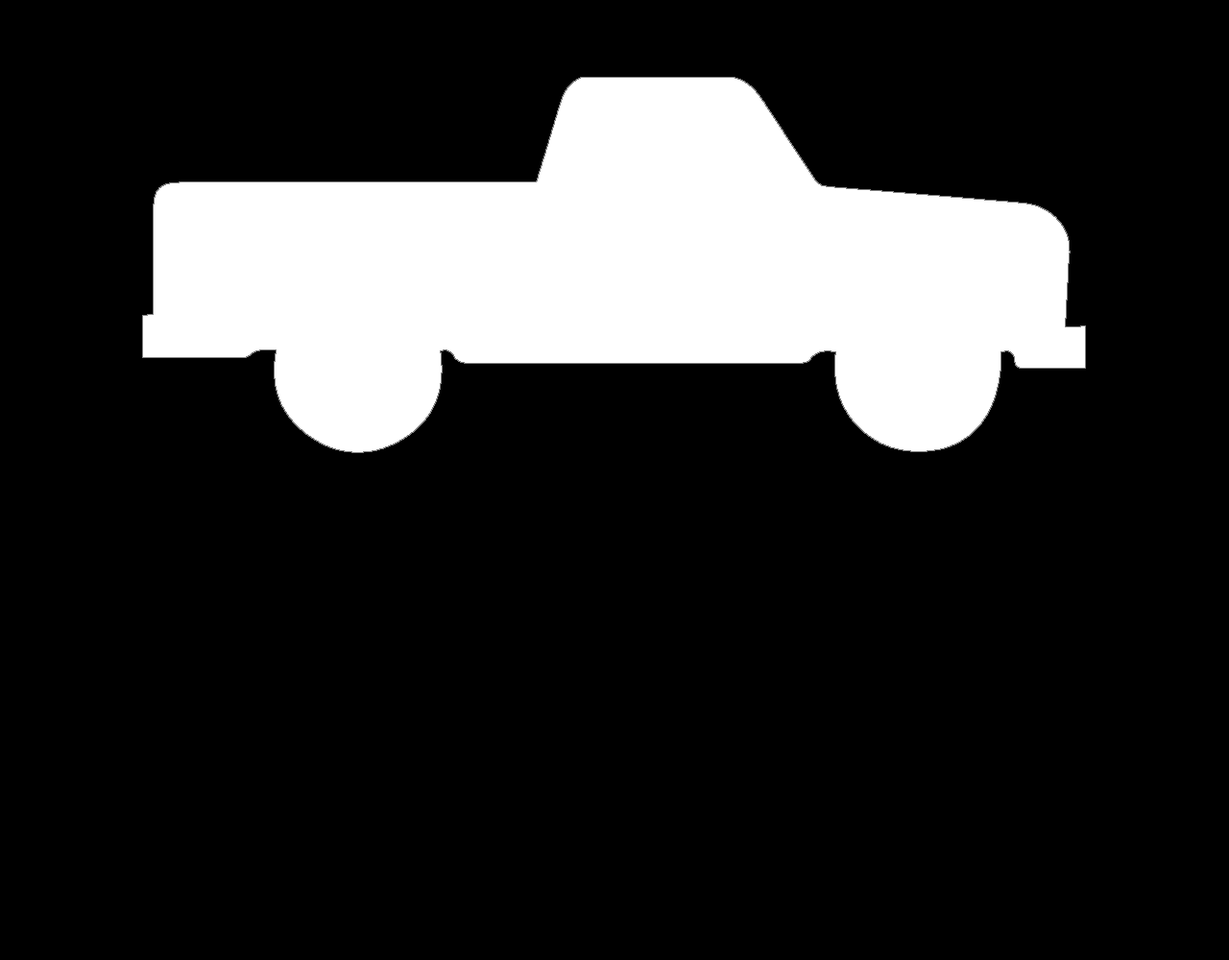
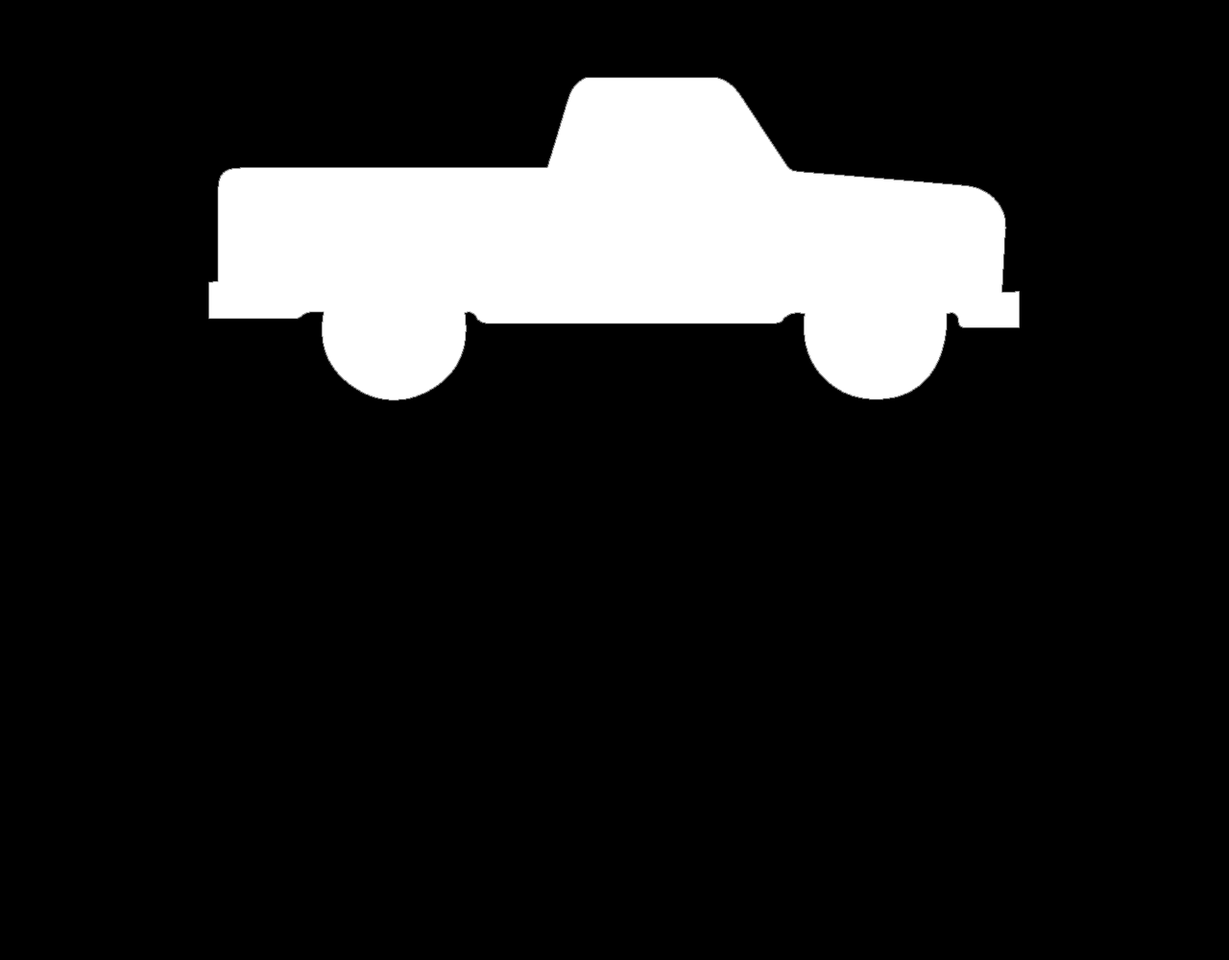
Layer changes from the first 1229px x 960px image to the second:
painted on "Layer 2" over box(142, 76, 1086, 454)
